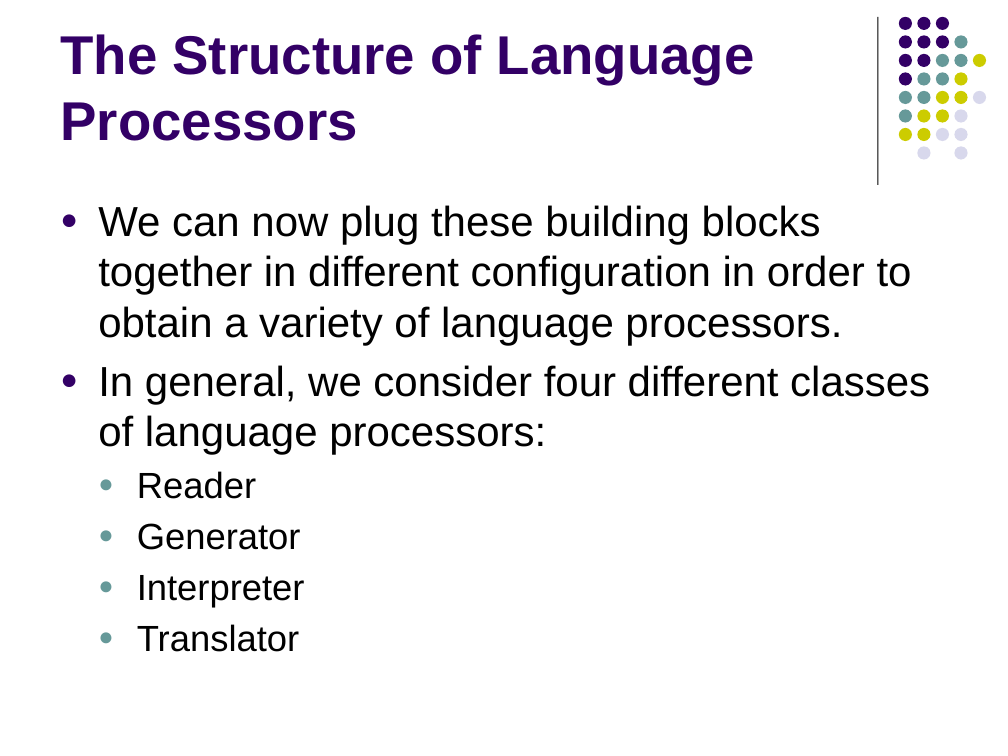
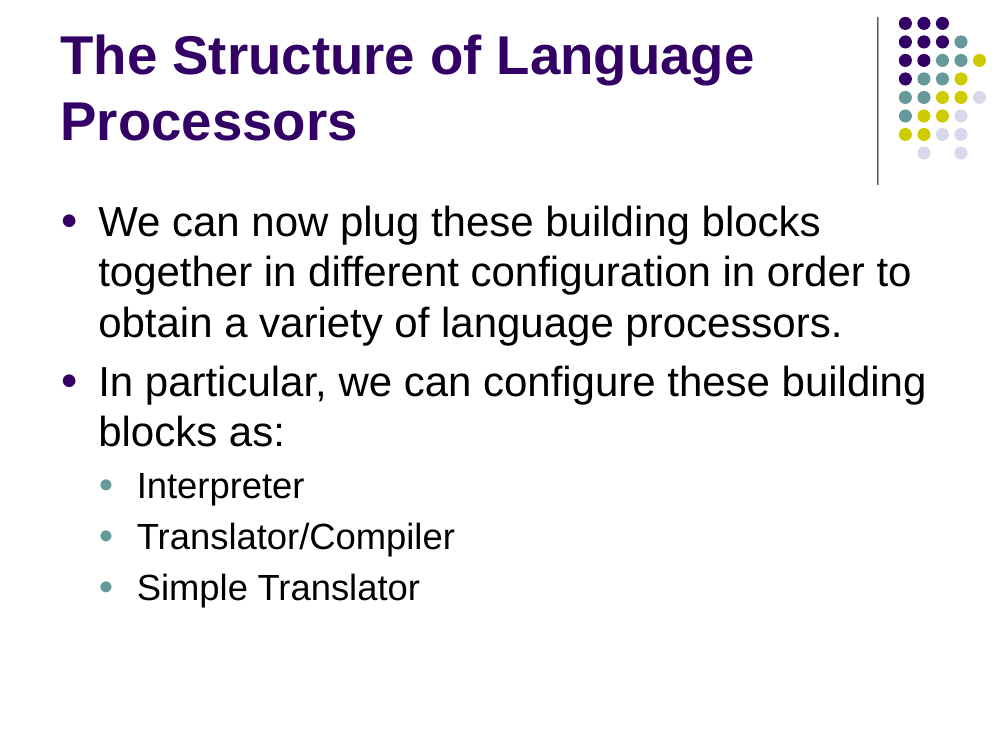
Before and after one commit to lutzhamel/CSC402, a slide deck: slide 18 of notes/csc402-ln001.pptx. Drawn at 1008x756 pixels with LibreOffice and Linux fonts; fonts in the diff are those of the drawing. Boxes give left, top, right and bottom in pixels: in the first picture for what was removed or moved away, otherwise in the second. Text is boxed around its words. In the diff, an @@ line names an element or a change of style, - is before the commit and + after.

```diff
--- a/notes/csc402-ln001.pptx
+++ b/notes/csc402-ln001.pptx
@@ text at [98, 365, 927, 447]: text changed @@
-● In general, we consider four different classes of language processors:
-  ● Reader
-  ● Generator
+● In particular, we can configure these building blocks as:
@@ text at [137, 522, 455, 608]: text changed @@
-  ● Translator
+  ● Translator/Compiler
+  ● Simple Translator
```
Also in this commit, not shown: 1 other slide changed, 2 slides removed, 2 other files.
